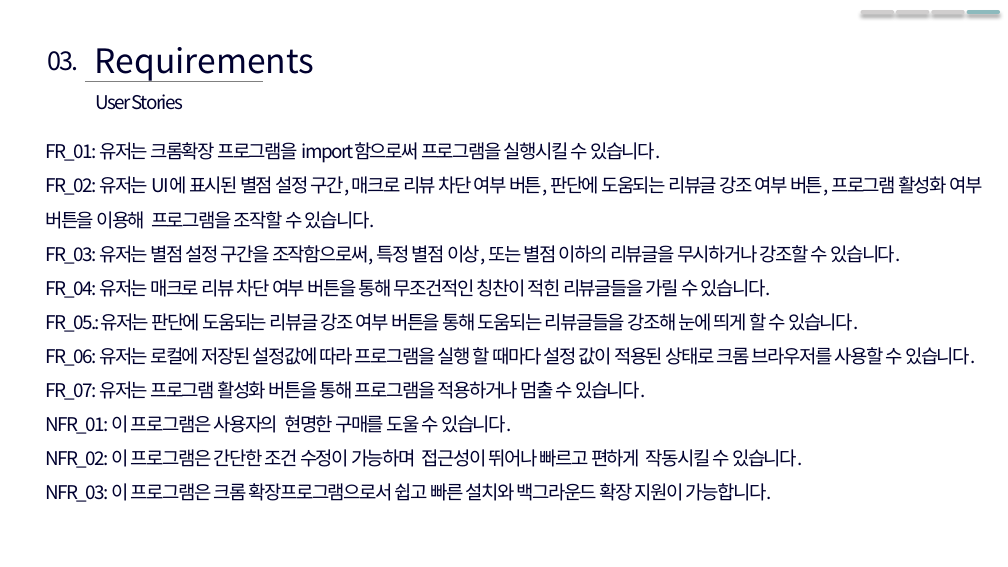
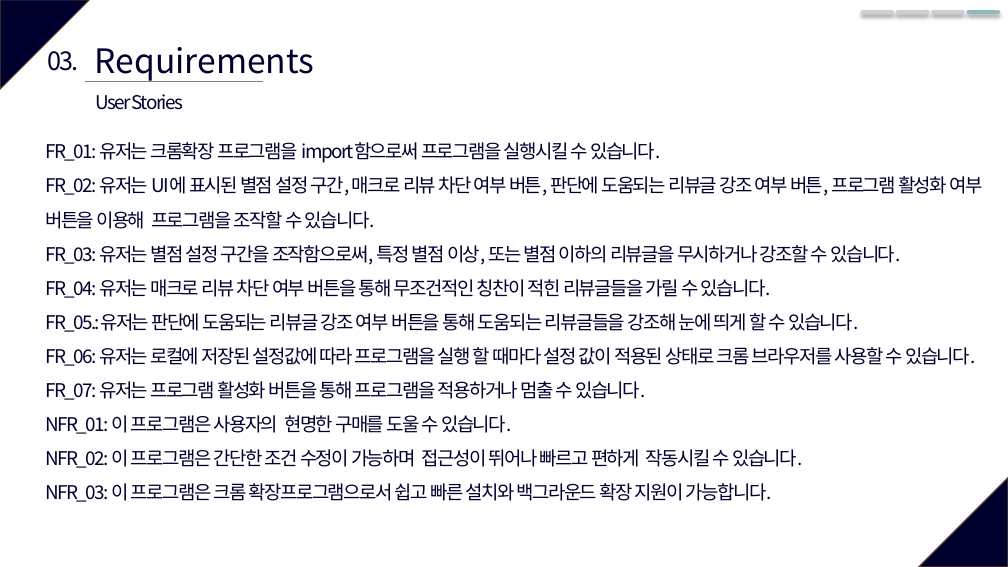
Before and after one commit to SWE-15-Team/Sentiment-Analysis-System, a slide deck: slide 10 of Checkpoint_1st.pptx (slide 2 before the commit). Drawn at 1008x567 pixels with LibreOffice and Linux fonts; fonts in the diff are those of the drawing. Boxes give left, top, right and bottom in pixels: in the first picture for what was removed or moved away, otherwise in the second. Text is boxed around its words. In the diff, an @@ line names an element or a change of style, - is before the commit and + after.

```diff
--- a/Checkpoint_1st.pptx
+++ b/Checkpoint_1st.pptx
@@ triangle added at (x1=0, y1=0, x2=89, y2=89), fill #00002F, outline #5B3F33 1 pt @@
@@ triangle added at (x1=919, y1=478, x2=1008, y2=567), fill #00002F, outline #5B3F33 1 pt @@
```
Also in this commit, not shown: 6 other slides changed, 14 slides added, 1 other file.
